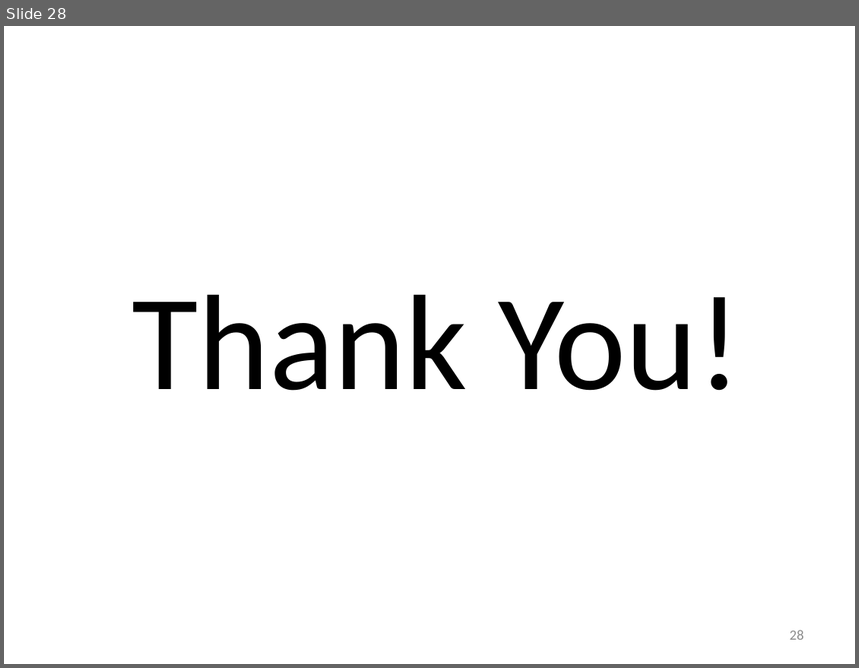
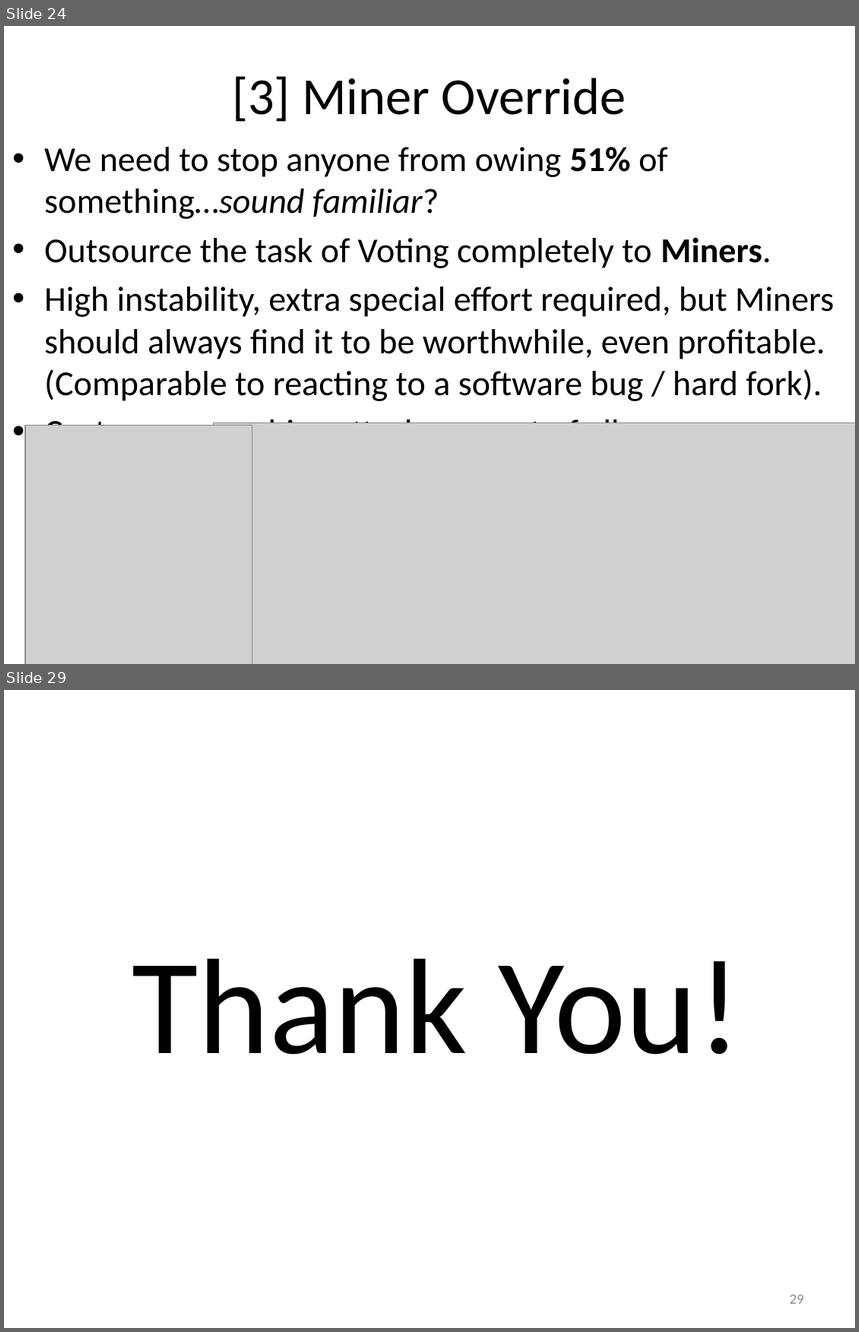
Before and after one commit to truthcoin/www.truthcoin.info, a slide deck: presentations/truthcoin-outcomes.pptx. Shown one above the other, each under a label of ours: slide 28 before the commit, slides 24 and 29 after it; the slides between them are not shown. The pictures are 859x668 and 859x1332 pixels, drawn with LibreOffice and Linux fonts; fonts in the diff are those of the drawing; grey boxes stand for pictures; background and template pictures are left out. Boxes give left, top, right and bottom in pixels: in the first picture for what was removed or moved away, otherwise in the second. Text is boxed around its words. In the diff, an @@ line names an element or a change of style, - is before the commit and + after.

```diff
--- a/presentations/truthcoin-outcomes.pptx
+++ b/presentations/truthcoin-outcomes.pptx
@@ slide 24 added at box(4, 26, 855, 664), background #FFFFFF @@
@@ title added at box(232, 76, 626, 122), 44 pt, text #000000 @@
+[3] Miner Override
@@ text added at box(44, 147, 834, 426), 29.6 pt, text #000000 @@
+• We need to stop anyone from owing 51% of something…sound familiar?
+• Outsource the task of Voting completely to Miners.
+• High instability, extra special effort required, but Miners should always find it to be worthwhile, even profitable. (Comparable to reacting to a software bug / hard fork).
+• Costs everyone big…attackers most of all.
@@ picture added at box(25, 425, 253, 664) @@
@@ picture added at box(214, 423, 855, 664) @@
@@ what was slide 28 is now slide 29 @@
@@ page number at box(790, 1295, 804, 1304): text changed @@
-28
+29
```
Also in this commit, not shown: 13 slides changed, 5 other files.
